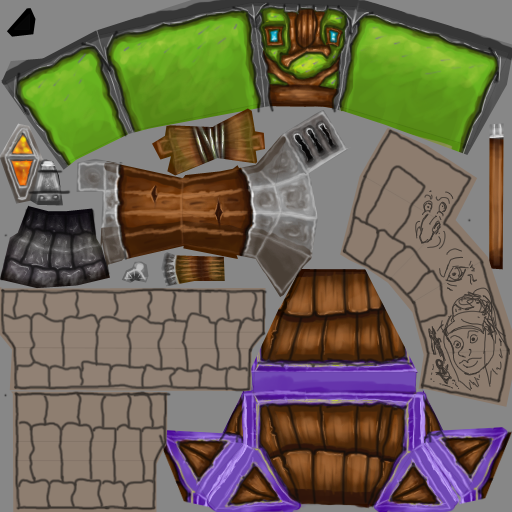
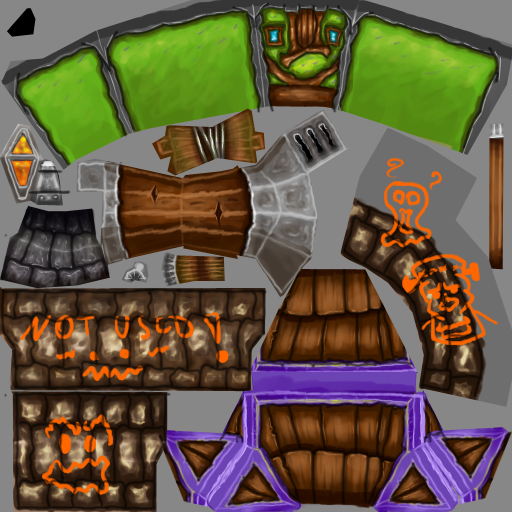
Comparing the layer stacks of the two 512x512 images. Changes:
hid "UV", opacity 10% → 15% over [1, 2, 510, 511]
painted on "[Obrys]" over [351, 129, 511, 403]
painted on "Plot" over [0, 127, 512, 512]
